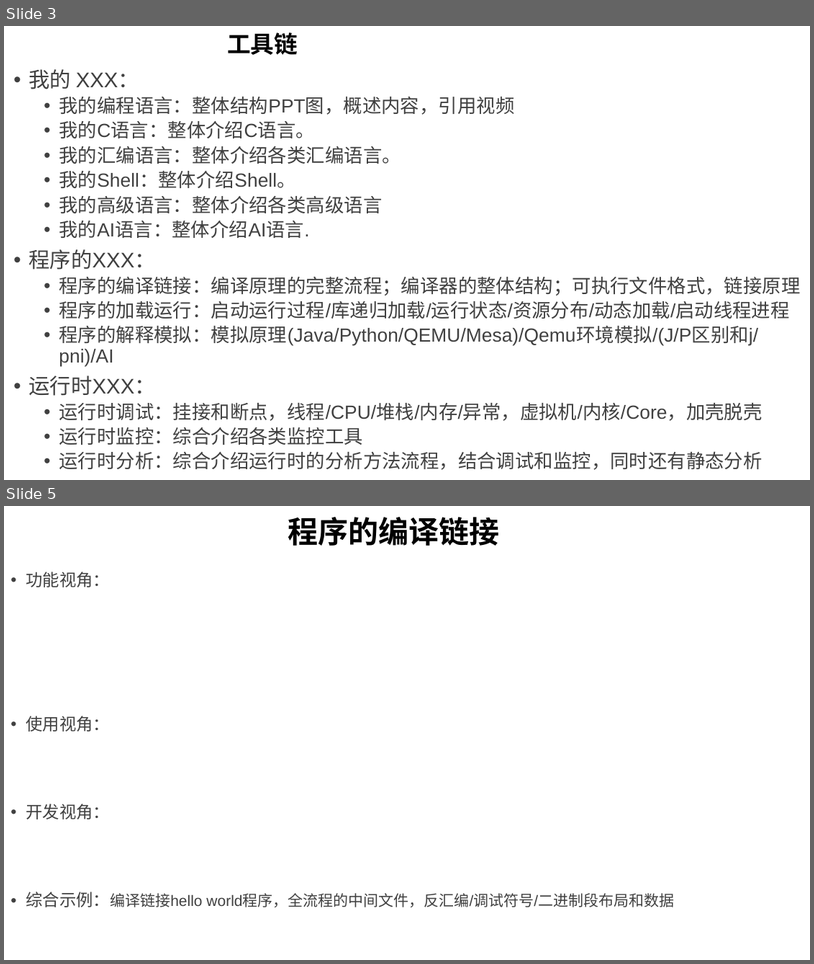
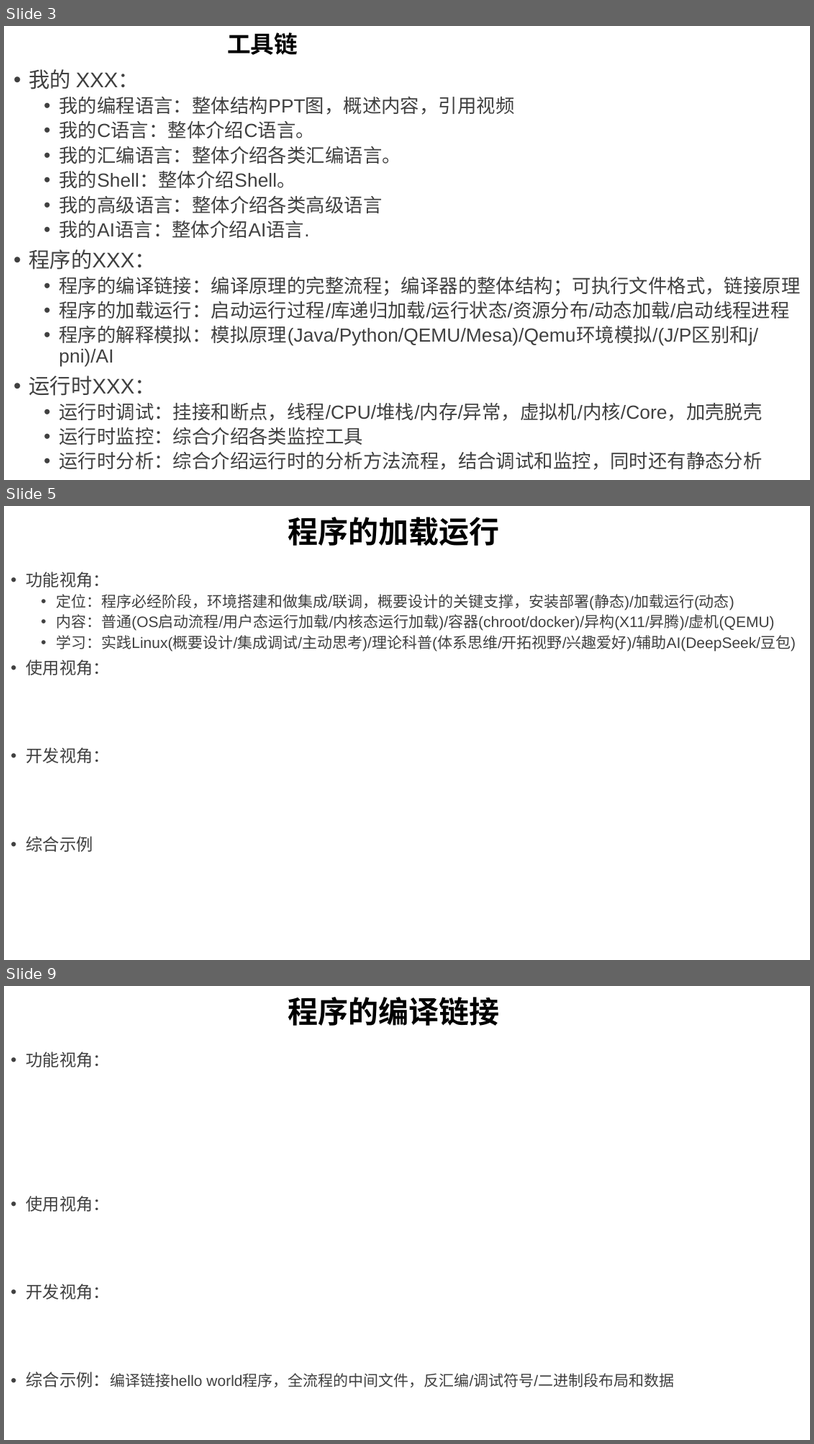
Before and after one commit to GavinKoeng/it-talks, a slide deck: it-talks.pptx. Shown one above the other, each under a label of ours: slides 3 and 5 before the commit, slides 3, 5 and 9 after it; the slides between them are not shown. The pictures are 814x964 and 814x1444 pixels, drawn with LibreOffice and Linux fonts; fonts in the diff are those of the drawing. Boxes give left, top, right and bottom in pixels: in the first picture for what was removed or moved away, otherwise in the second. Text is boxed around its words. In the diff, an @@ line names an element or a change of style, - is before the commit and + after.

Commit message:
完成程序的加载运行视频组提纲，并补充一个示例视频

```diff
--- a/it-talks.pptx
+++ b/it-talks.pptx
@@ slide 5 added at [4, 506, 810, 960], background #FFFFFF @@
@@ title added at [288, 517, 499, 546], 36 pt, text #000000, bold @@
+程序的加载运行
@@ text added at [26, 572, 796, 852], 18 pt, text #404040 @@
+• 功能视角：
+  • 定位：程序必经阶段，环境搭建和做集成/联调，概要设计的关键支撑，安装部署(静态)/加载运行(动态)
+  • 内容：普通(OS启动流程/用户态运行加载/内核态运行加载)/容器(chroot/docker)/异构(X11/昇腾)/虚机(QEMU)
+  • 学习：实践Linux(概要设计/集成调试/主动思考)/理论科普(体系思维/开拓视野/兴趣爱好)/辅助AI(DeepSeek/豆包)
+• 使用视角：
+• 开发视角：
+• 综合示例
@@ what was slide 5 is now slide 9 @@
```
Also in this commit, not shown: 1 slide changed, 3 other slides added, 1 other file.
